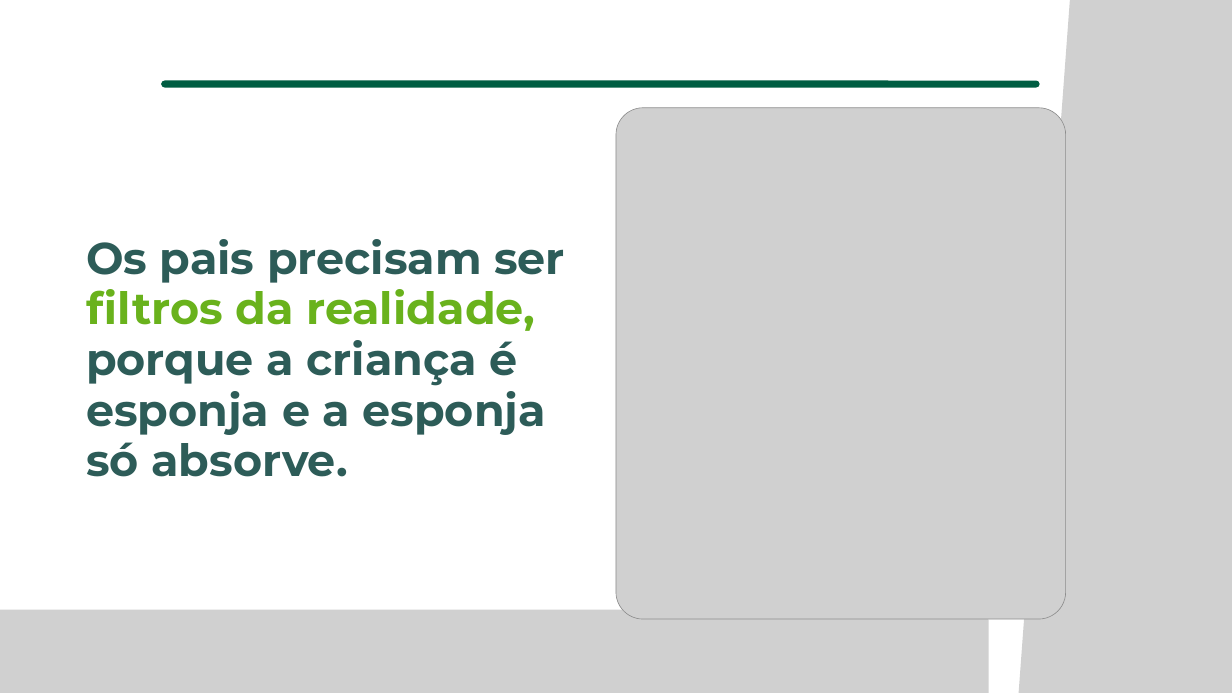
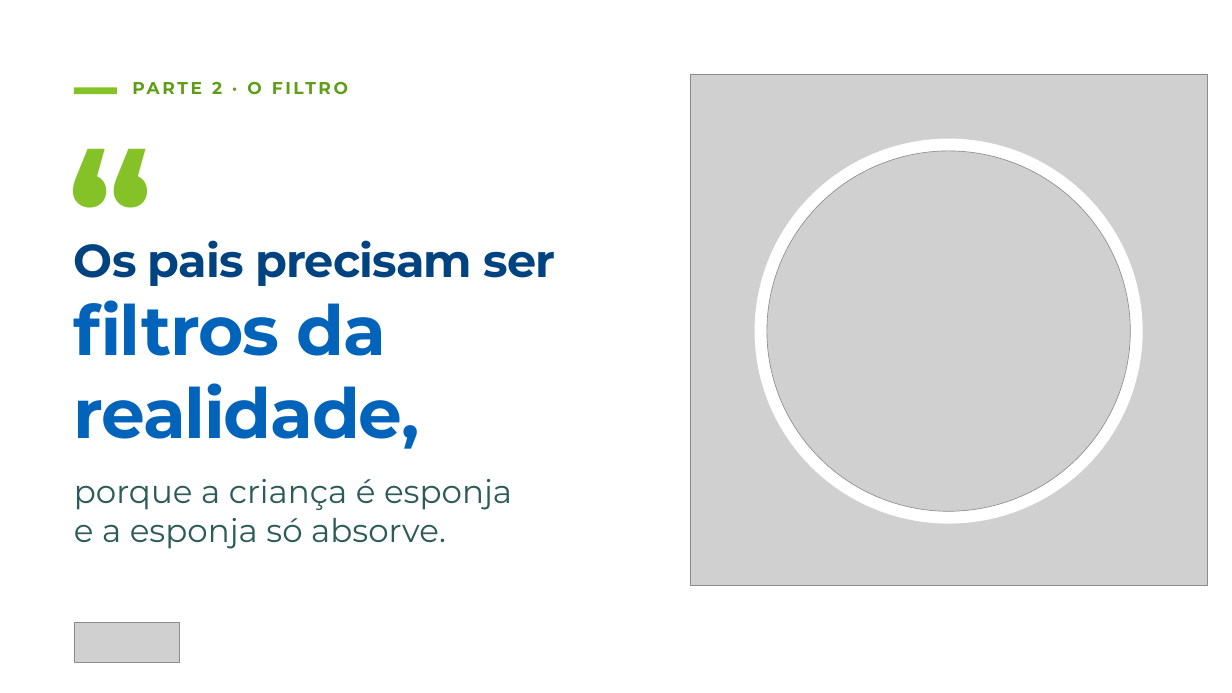
Before and after one commit to freelasrabbit-sys/logo, a slide deck: slide 11 of apresentacoes/aula-2/aula-2-integra.pptx. Drawn at 1232x693 pixels with LibreOffice and Linux fonts; fonts in the diff are those of the drawing; grey boxes stand for pictures. Boxes give left, top, right and bottom in pixels: in the first picture for what was removed or moved away, otherwise in the second. Text is boxed around its words. In the diff, an @@ line names an element or a change of style, - is before the commit and + after.

```diff
--- a/apresentacoes/aula-2/aula-2-integra.pptx
+++ b/apresentacoes/aula-2/aula-2-integra.pptx
@@ rectangle added at bbox=[0, 0, 1232, 693], fill #FFFFFF @@
@@ picture removed at bbox=[1006, 0, 1232, 693] @@
@@ rectangle added at bbox=[74, 87, 117, 94], fill #85C227 @@
@@ line removed from (164, 84) to (1036, 84) @@
@@ text added at bbox=[212, 81, 261, 95], 20 pt, text #5E9E17, bold @@
+PARTE 2 · O FILTRO
@@ picture added at bbox=[690, 74, 1207, 586] @@
@@ text added at bbox=[68, 105, 253, 228], 202 pt, text #85C227, bold @@
+“
@@ ellipse added at bbox=[755, 139, 1143, 524], fill #FFFFFF @@
@@ picture: place and size @@
-picture at bbox=[616, 108, 1066, 619]
+picture at bbox=[767, 151, 1130, 511]
@@ text "Os pais precisam ser": place and size @@
-text "Os pais precisam ser" at bbox=[86, 239, 565, 477]
+text "Os pais precisam ser" at bbox=[74, 240, 556, 549]
@@ text "Os pais precisam ser" at bbox=[74, 240, 556, 549]: vertical alignment middle to top @@
@@ text at bbox=[74, 240, 556, 286]: size 52 to 54 pt, text colour #2D5C58 to #004380, letter spacing 0 to -1 pt in "Os pais precisam ser"; line spacing 0.95 to 1 @@
@@ text at bbox=[74, 383, 512, 549]: text changed; size 52 to 38 pt; bold off @@
-filtros da realidade,
-porque a criança é esponja e a esponja só absorve.
+filtros da
+realidade,
+porque a criança é esponja
+e a esponja só absorve.
@@ picture removed at bbox=[1049, 503, 1232, 693] @@
@@ picture removed at bbox=[0, 610, 989, 693] @@
@@ picture added at bbox=[74, 622, 180, 662] @@
```
Also in this commit, not shown: 23 other slides changed, 1 slide added, 1 slide removed, 1 other file.
